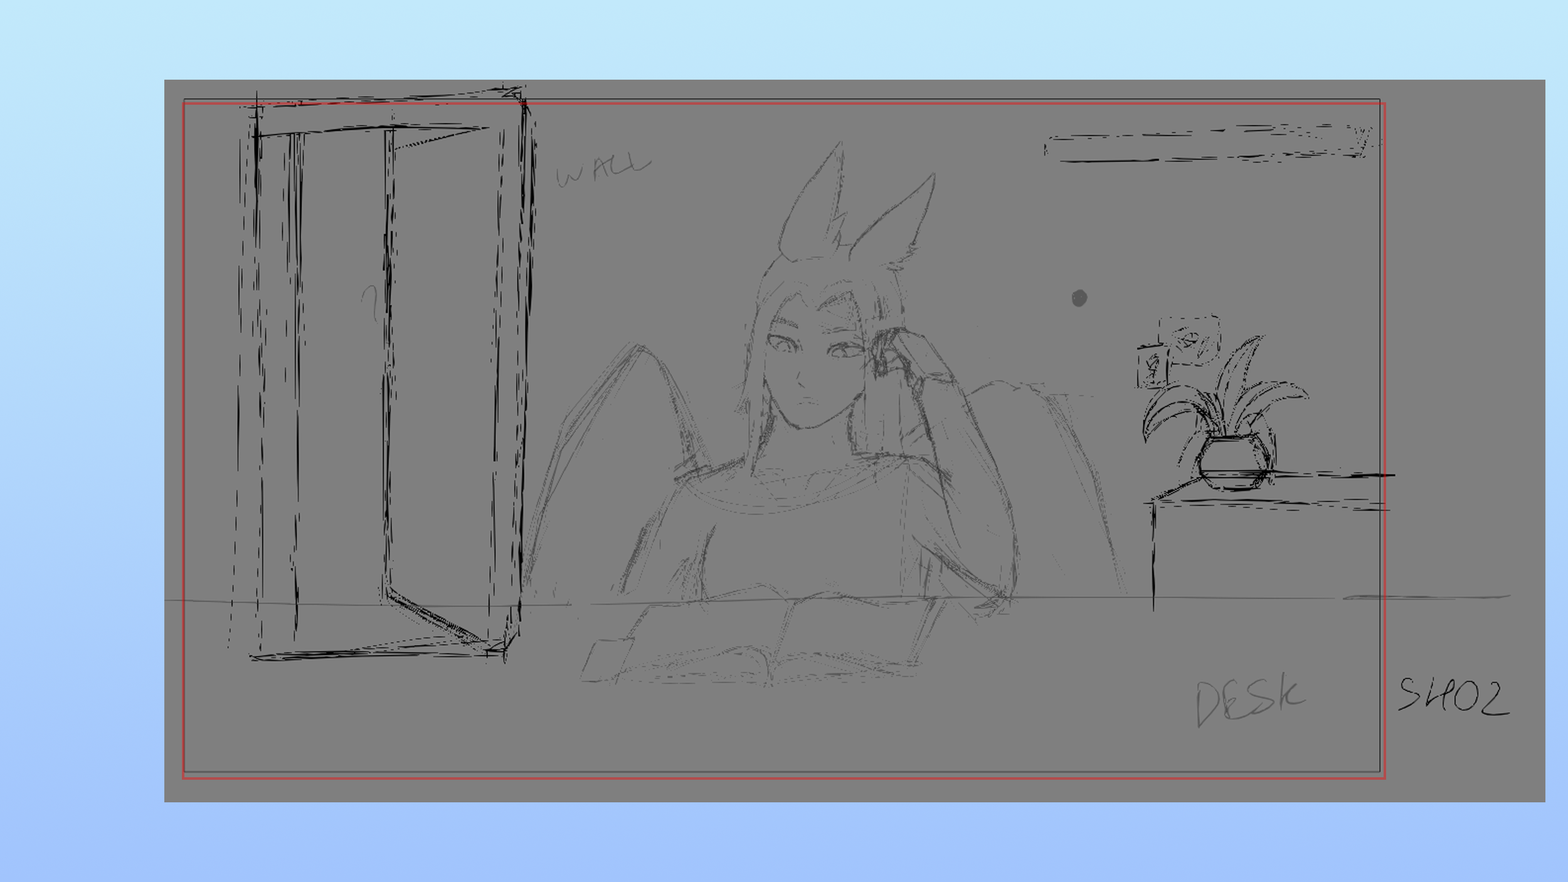
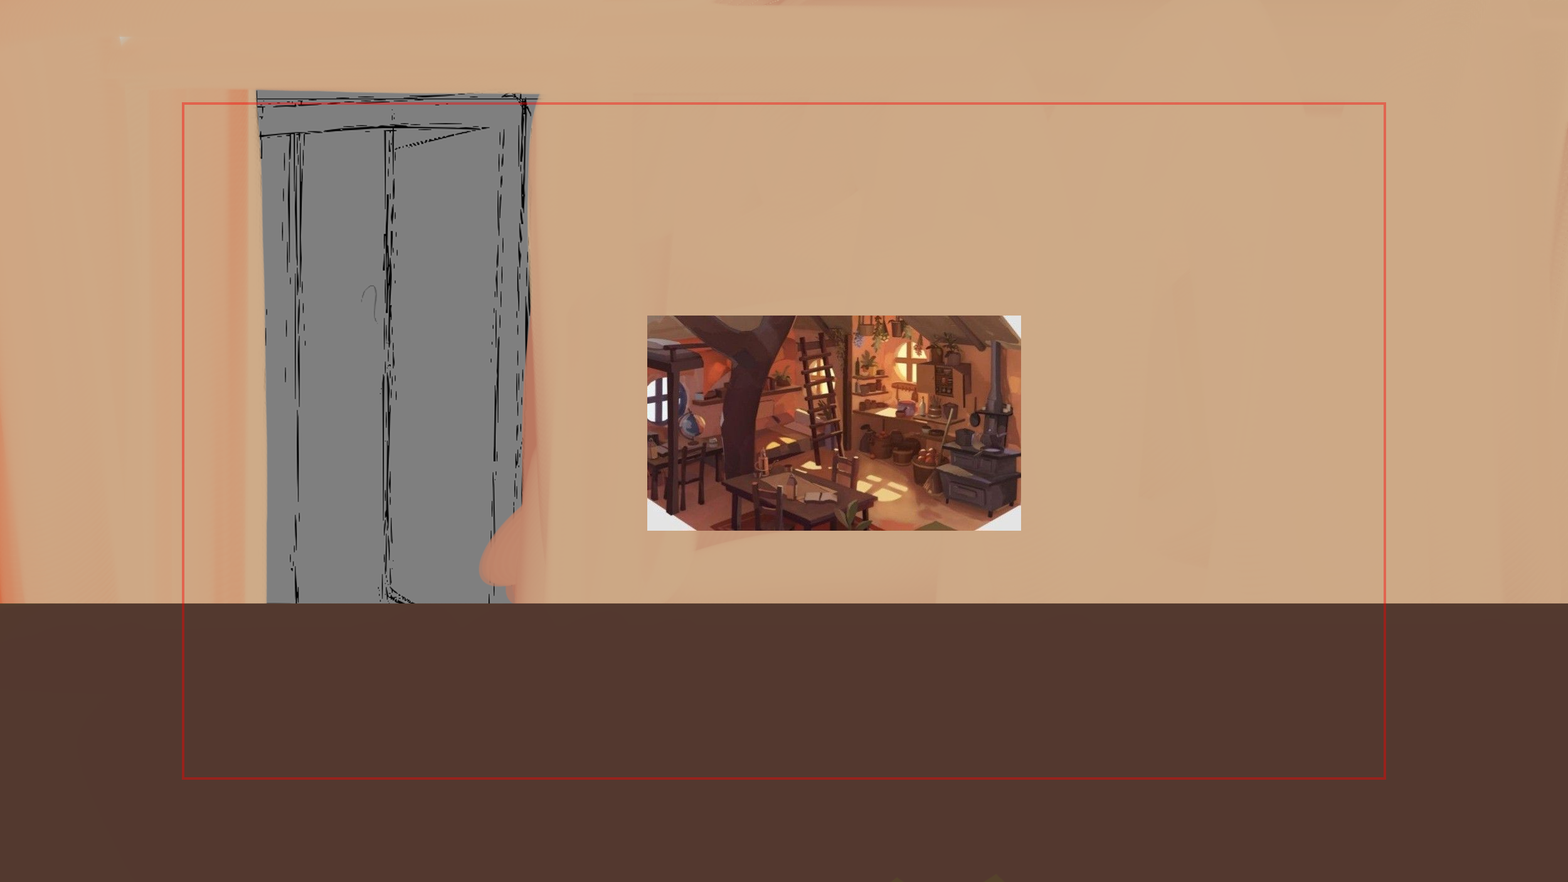
Layer changes from the first 1568px x 882px image to the second:
added layer "Layer 4" above "SAFE_FRAME" over [647, 315, 1022, 531]
added layer "desktexture" in group "FG" over [0, 602, 1568, 882]
added layer "wall" in group "BG" over [0, 0, 1568, 764]
removed layer "Gradient Fill 1" (in "SKY") from group "SKY" over [0, 0, 1568, 882]
added layer "Gradient Fill 1" (in "SKY") in group "SKY" over [0, 0, 1568, 882]